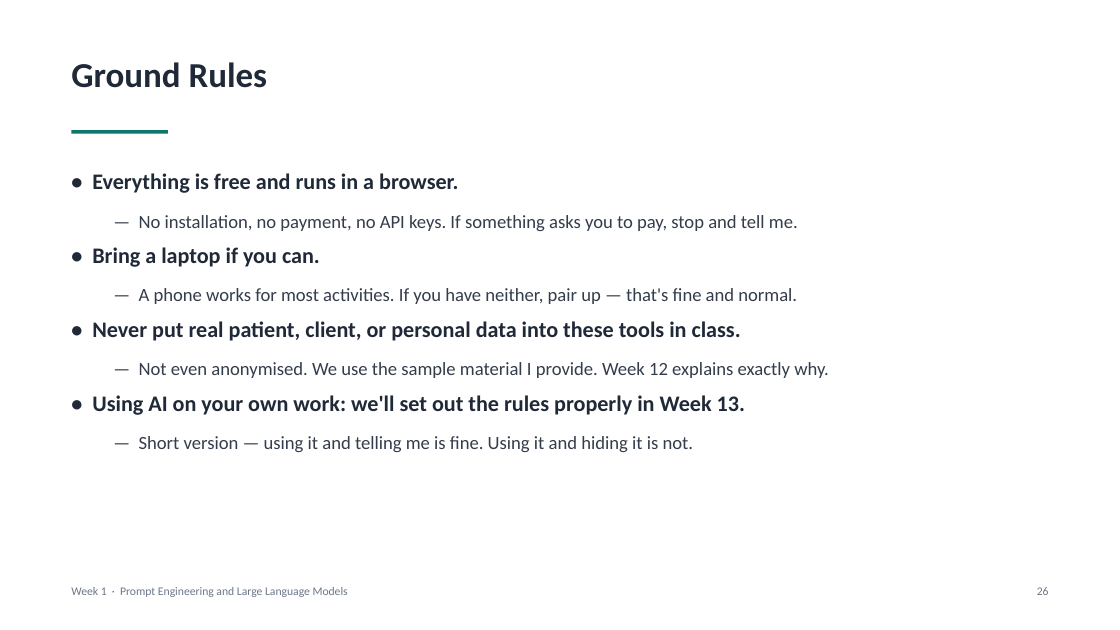
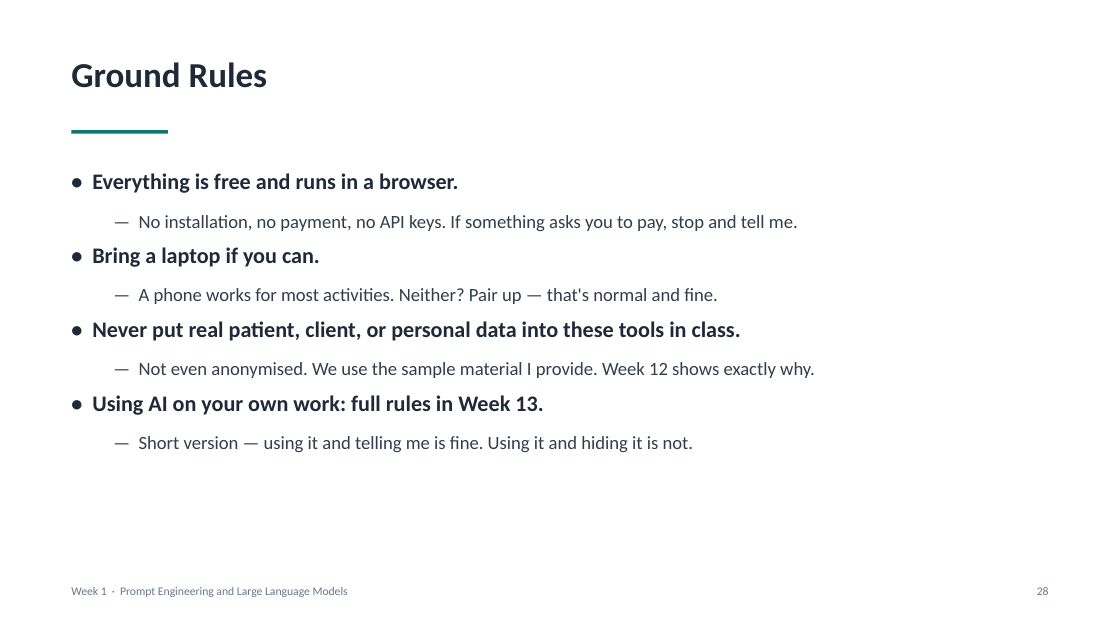
Before and after one commit to makyol/PromptEngineering, a slide deck: slide 28 of Lectures/week01/week01.pptx (slide 26 before the commit). Drawn at 1120x630 pixels with LibreOffice and Linux fonts; fonts in the diff are those of the drawing. Boxes give left, top, right and bottom in pixels: in the first picture for what was removed or moved away, otherwise in the second. Text is boxed around its words. In the diff, an @@ line names an element or a change of style, - is before the commit and + after.

```diff
--- a/Lectures/week01/week01.pptx
+++ b/Lectures/week01/week01.pptx
@@ text at [139, 288, 718, 304]: text changed @@
-  — A phone works for most activities. If you have neither, pair up — that's fine and normal.
+  — A phone works for most activities. Neither? Pair up — that's normal and fine.
@@ text at [92, 362, 815, 415]: text changed @@
-  — Not even anonymised. We use the sample material I provide. Week 12 explains exactly why.
-• Using AI on your own work: we'll set out the rules properly in Week 13.
+  — Not even anonymised. We use the sample material I provide. Week 12 shows exactly why.
+• Using AI on your own work: full rules in Week 13.
```
Also in this commit, not shown: 18 other slides changed, 5 slides added, 3 slides removed, 7 other files.
